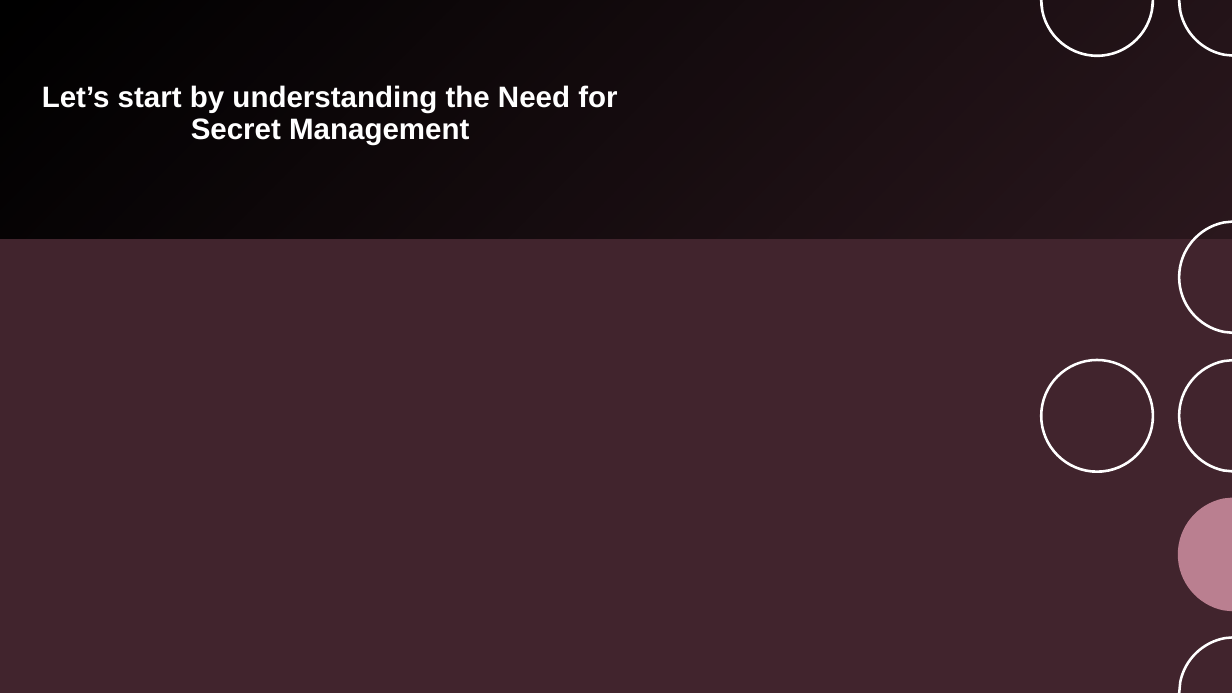
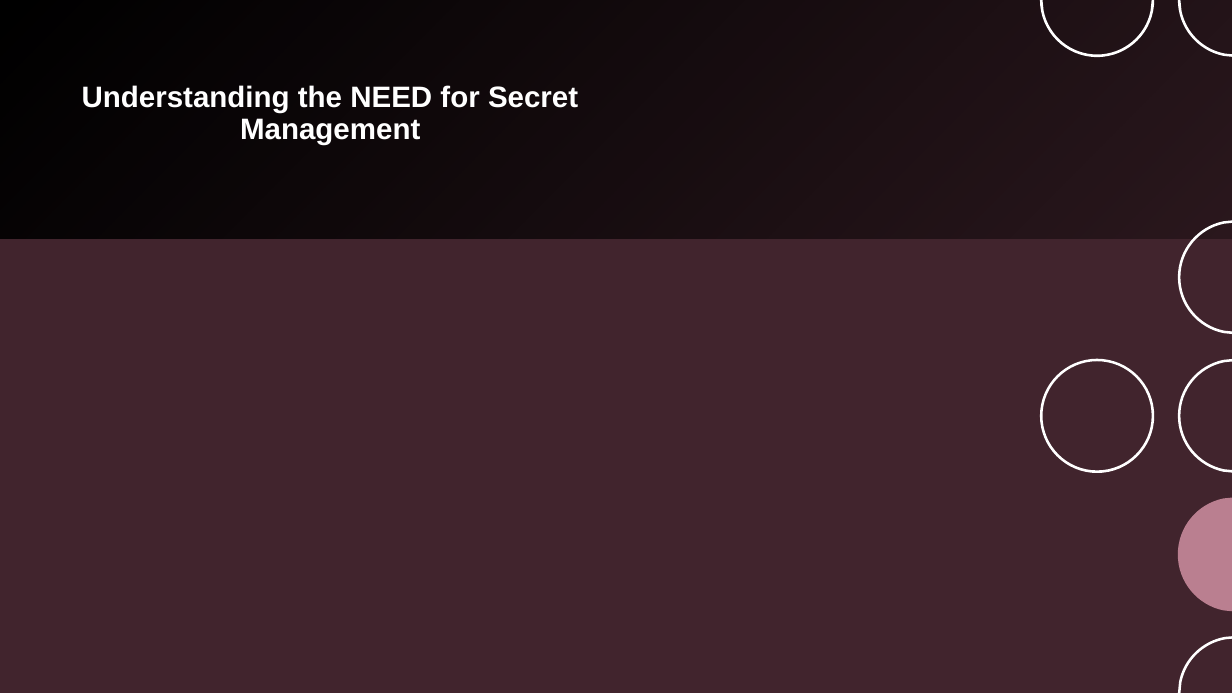
Before and after one commit to pulcher/stop-checking-in-secrets, a slide deck: slide 2 of stop-checking-in-secrets.pptx. Drawn at 1232x693 pixels with LibreOffice and Linux fonts; fonts in the diff are those of the drawing; background and template pictures are left out. Boxes give left, top, right and bottom in pixels: in the first picture for what was removed or moved away, otherwise in the second. Text is boxed around its words. In the diff, an @@ line names an element or a change of style, - is before the commit and + after.

```diff
--- a/stop-checking-in-secrets.pptx
+++ b/stop-checking-in-secrets.pptx
@@ title at [82,85,578,145]: text changed @@
-Let’s start by understanding the Need for Secret Management
+Understanding the NEED for Secret Management
```
Also in this commit, not shown: 6 other slides changed, 3 slides added.
